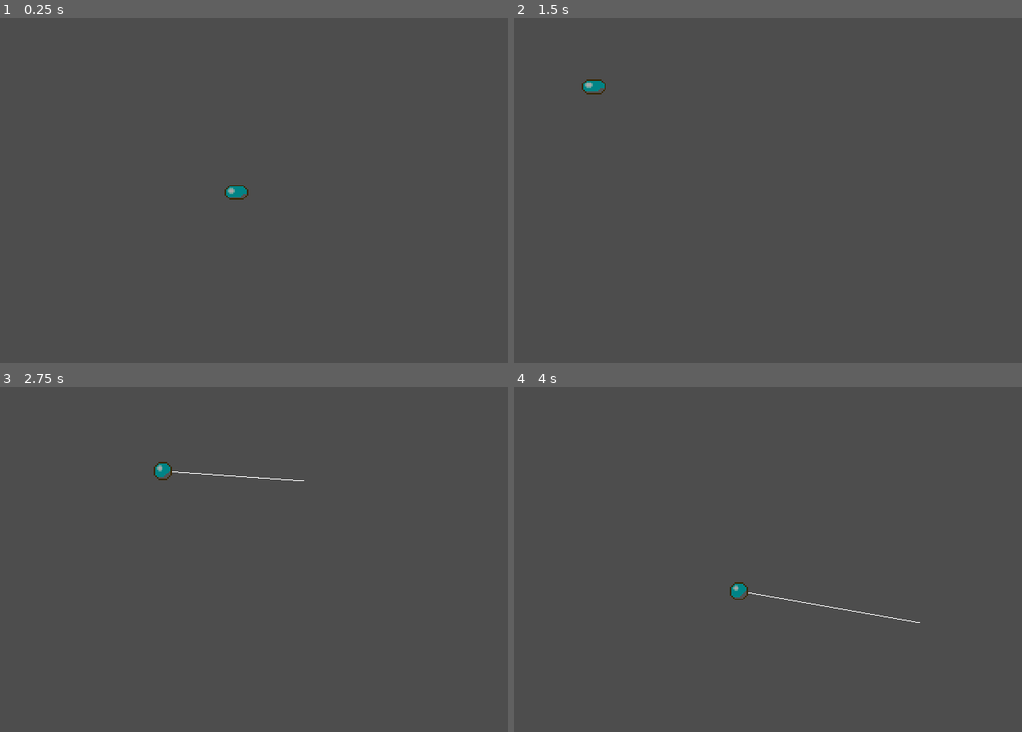
Above: before the commit, frames 1-4 (two rows, left to right).
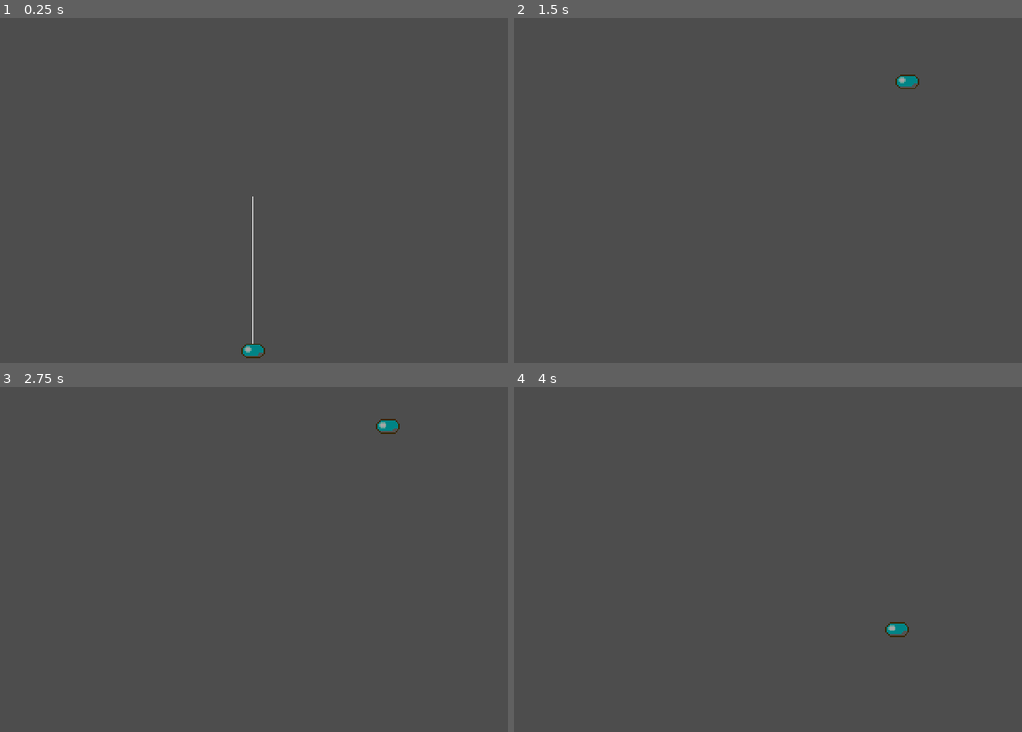
Above: after the commit, the same moments.

Repository: nigoi/breakout_clone
Game: Godot game, scene res://scenes/main.tscn
Same seed, same stepped clock (60 frames per second), same inputs: the game is played once before the commit and once after it.
Inputs (mouse positions are in pixels of both pictures, inside the frame that each line leads up to):
- Up to frame 1 (0.25 s): no input
- Up to frame 2 (1.5 s): move the mouse to (879, 176) at 0.52 s; tap Space (space) at 0.6, 1.35 s; move the mouse to (666, 214) at 1.27 s
- Up to frame 3 (2.75 s): move the mouse to (304, 480) at 2.02 s; tap Space (space) at 2.1 s
- Up to frame 4 (4 s): move the mouse to (742, 642) at 2.77 s; tap Space (space) at 2.85, 3.6 s; move the mouse to (920, 621) at 3.52 s

The runs differ from the first frame. In frame 1, 0.4% of the frame differs, in the area x 44-53%, y 48-99%; in frame 2, 0.3%; in frame 3, 0.4%; in frame 4, 0.4%.

Commit message:
ball complete
start in centre bottom

be aimed from centre before moving

bounce on collision

queue_free on screen exit bottom

tells scoreboard -1 life

Diff:
--- a/new-game-project/node_2d.gd
+++ /dev/null
@@ -1,4 +0,0 @@
-extends Node2D
-
-func _draw() -> void:
-	draw_line(position - position, get_global_mouse_position(), 1)
--- a/new-game-project/scenes/ball.tscn
+++ b/new-game-project/scenes/ball.tscn
@@ -34,9 +34,9 @@
 "duration": 1.0,
 "texture": SubResource("AtlasTexture_c71fo")
 }],
-"loop": true,
+"loop": false,
 "name": &"bouncing",
-"speed": 10.0
+"speed": 8.0
 }]
 
 [sub_resource type="CircleShape2D" id="CircleShape2D_l24ai"]
@@ -50,8 +50,8 @@
 scale = Vector2(1.875, 1.875)
 sprite_frames = SubResource("SpriteFrames_g230f")
 animation = &"bouncing"
-autoplay = "bouncing"
-frame_progress = 0.74731
+frame = 3
+frame_progress = 1.0
 
 [node name="CollisionShape2D" type="CollisionShape2D" parent="."]
 shape = SubResource("CircleShape2D_l24ai")
--- /dev/null
+++ b/new-game-project/scenes/control.gd
@@ -0,0 +1,28 @@
+extends Control
+var lives = 3
+var balls = 0
+var score = 0
+
+func spawn_ball():
+	if balls > 1:
+		balls -= 1
+		#remove 1 life
+		if balls < 1:
+			lives -= 1
+			#update label
+		#if lives = 0 restart scene
+			if lives < 1:
+				get_tree().reload_current_scene()
+		#reset paddle
+
+	#spawn ball
+	else:
+		var ball = preload("res://scenes/ball.tscn")
+		var ball_inst = ball.instantiate()
+		add_child(ball_inst)
+		balls += 1
+		if ball_inst:
+			ball.connect("dead_ball", self.spawn_ball)
+
+func _ready() -> void:
+	spawn_ball()
--- a/new-game-project/scenes/main.tscn
+++ b/new-game-project/scenes/main.tscn
@@ -1,7 +1,7 @@
 [gd_scene load_steps=3 format=3 uid="uid://b2ynet7fqjqto"]
 
+[ext_resource type="Script" path="res://scenes/control.gd" id="1_5ds5p"]
 [ext_resource type="PackedScene" uid="uid://dph14qq6fpv6o" path="res://scenes/world_barrier.tscn" id="1_ggcp5"]
-[ext_resource type="PackedScene" uid="uid://blx6qv0i3b2pm" path="res://scenes/ball.tscn" id="2_0xva1"]
 
 [node name="main" type="Node2D"]
 
@@ -16,21 +16,17 @@
 grow_vertical = 2
 size_flags_horizontal = 3
 size_flags_vertical = 3
+script = ExtResource("1_5ds5p")
 
-[node name="world_barrier" parent="CanvasLayer" instance=ExtResource("1_ggcp5")]
+[node name="Node" type="Node" parent="."]
+
+[node name="world_barrier" parent="Node" instance=ExtResource("1_ggcp5")]
 position = Vector2(-7, 1)
 
-[node name="world_barrier2" parent="CanvasLayer" instance=ExtResource("1_ggcp5")]
+[node name="world_barrier2" parent="Node" instance=ExtResource("1_ggcp5")]
 position = Vector2(639, -69)
 rotation = 1.5708
 
-[node name="world_barrier3" parent="CanvasLayer" instance=ExtResource("1_ggcp5")]
+[node name="world_barrier3" parent="Node" instance=ExtResource("1_ggcp5")]
 position = Vector2(1, 571)
 rotation = -1.5708
-
-[node name="world_barrier4" parent="CanvasLayer" instance=ExtResource("1_ggcp5")]
-position = Vector2(651, 480)
-rotation = 3.14159
-
-[node name="ball" parent="CanvasLayer" instance=ExtResource("2_0xva1")]
-position = Vector2(299, 233)
--- a/new-game-project/scripts/ball.gd
+++ b/new-game-project/scripts/ball.gd
@@ -1,24 +1,31 @@
 extends RigidBody2D
 var speed = 600
-var start_draw = false
+var start_draw = true
 var velocity = Vector2.ZERO
+signal dead_ball
+
+func _ready() -> void:
+	position = Vector2(get_viewport().size.x / 2, get_viewport().size.y * 0.9)
 
 func _draw() -> void:
 	if start_draw == true:
 		var mouse_pos = to_local(get_viewport().get_mouse_position())
 		draw_line(Vector2.ZERO, mouse_pos, Color.WHITE, 1)
 
-func _input(event: InputEvent) -> void:
+func _process(delta: float) -> void:
+	if start_draw == true:
+		queue_redraw()
 	if Input.is_action_just_pressed("space"):
-		start_draw = !start_draw
-		queue_redraw()
+		start_draw = false
 		var mouse = to_local(get_viewport().get_mouse_position())
-		velocity = (mouse - position).normalized()
-		print(velocity)
+		velocity = (Vector2.ZERO + mouse).normalized()
 
-func _process(delta: float) -> void:
-	if start_draw:
-		queue_redraw()
 	var collision = move_and_collide(velocity * speed * delta)
 	if collision:
 		velocity = velocity.bounce(collision.get_normal())
+		$AnimatedSprite2D.play()
+
+	if position.y > get_viewport().size.y:
+		emit_signal("dead_ball")
+		queue_free()
+		print("dead ball")
